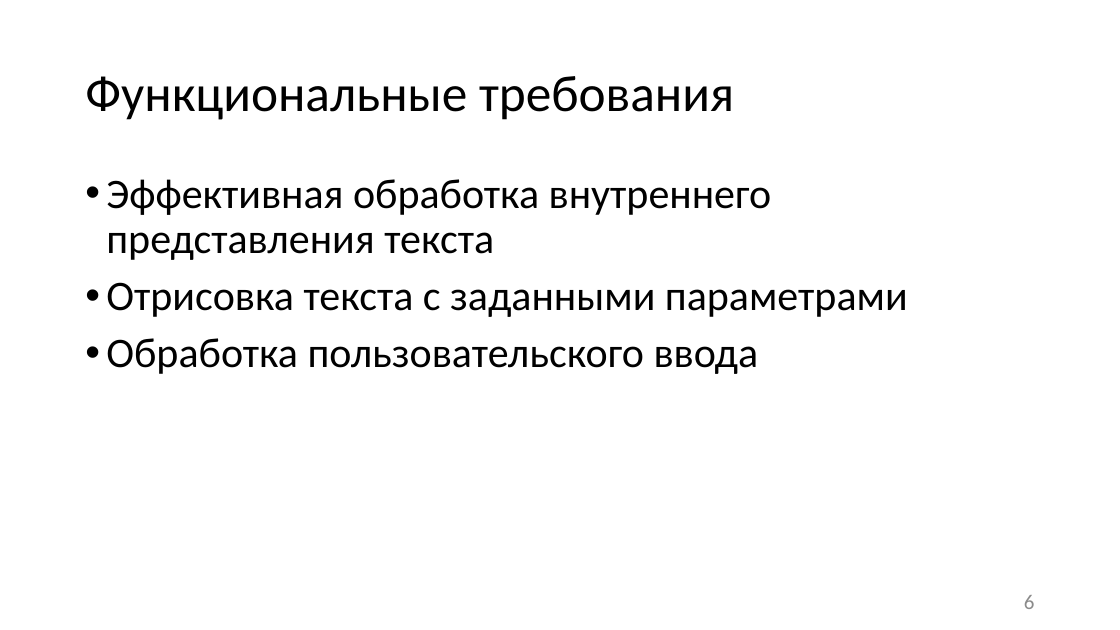
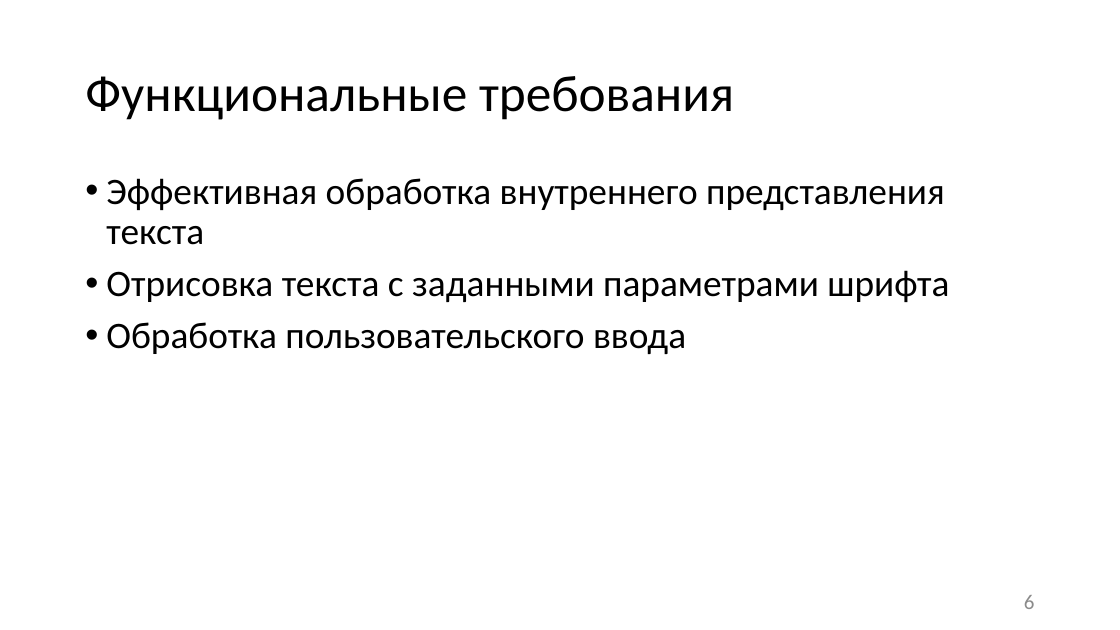
Before and after one commit to kutselabskii/diploma, a slide deck: slide 6 of Презентация.pptx. Drawn at 1120x630 pixels with LibreOffice and Linux fonts; fonts in the diff are those of the drawing. Boxes give left, top, right and bottom in pixels: in the first picture for what was removed or moved away, otherwise in the second. Text is boxed around its words. In the diff, an @@ line names an element or a change of style, - is before the commit and + after.

```diff
--- a/Презентация.pptx
+++ b/Презентация.pptx
@@ text at (106, 178, 945, 354): size 36 to 32 pt in "Эффективная обработка внутреннего представления текста", "Обработка пользовательского ввода" @@
@@ text at (106, 270, 949, 302): text changed; size 36 to 32 pt @@
-• Отрисовка текста с заданными параметрами
+• Отрисовка текста с заданными параметрами шрифта
```
Also in this commit, not shown: 7 other slides changed, 2 slides added, 14 other files.
